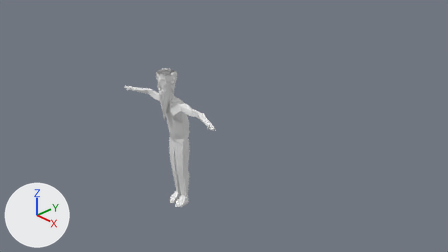
One commit to the Blender file VCC/Zelf/poppetje.blend: the scene before it, then after it.
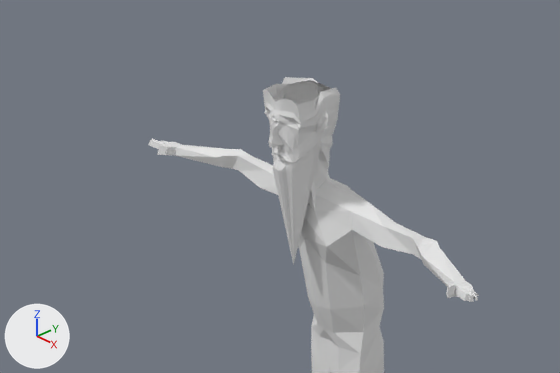
Each version is shown from the file's camera 'Camera', then close up on the part from 18% to 53% of the width and 19% to 60% of the height. Lighting does not change. The marker at lower left points along +X, +Y and +Z.
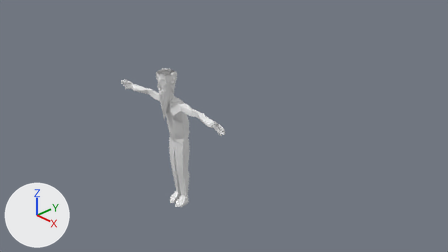
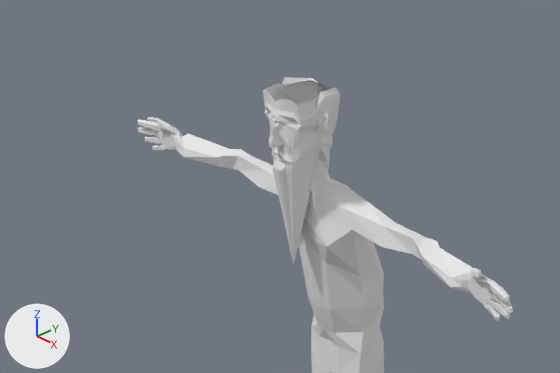
Commit message: added hand to poppetje

What differs and where, as boxes (x1, y1, x2, y2) in the close-ups (560 x 373 px):
'Cube', reshaped: before (148, 77, 479, 373); after (138, 77, 513, 373)
part 1 of me_cube, built on: before (148, 139, 479, 302); after (138, 117, 513, 321)

Edits to the bpy script that builds the scene:
```text
Add mat_material_001:
    mat_material_001 = diffuse_material('Material.001')
    mat_material_001.base_color = (0.8, 0.8, 0.8)  # white #e7e7e7
Change me_cube:
    used by ob_cube; location = (0.0, 0.0, 6.434)
    remove me_cube.from_pydata(...)  # 316 vertices, 281 faces; spans x 0.0..3.57, y -1.23..0.42, z -5.1..2.53
    add me_cube.from_pydata(...)  # 509 vertices, 489 faces; spans x 0.0..4.08, y -1.23..0.42, z -5.1..2.53
    me_cube part 1
    42 vertices are removed from x 3.06..3.57, y -0.97..-0.54, z 0.65..0.83
    40 faces are deleted
    206 vertices are added at x 2.93..4.08, y -0.84..-0.47, z 0.5..1.12
    10 new vertices lie (0.04, -0.01, 0.0) away from vertices in x 3.64..3.92, y -0.71..-0.58, z 0.52..0.92
    6 new vertices lie (0.05, -0.02, 0.0) away from vertices in x 3.49..3.91, y -0.66..-0.53, z 0.58..0.94
    7 new vertices lie (0.0, 0.0, 0.08) away from vertices in x 3.23..3.83, y -0.69..-0.53, z 0.6..0.85
    5 new vertices lie (0.04, -0.01, -0.01) away from vertices in x 3.62..3.77, y -0.67..-0.57, z 0.54..0.93
    4 new faces join them, mat_material (white #e7e7e7)
    244 new faces join them, mat_material_001 (white #e7e7e7)
    add me_cube.materials.append(mat_material_001)  # white #e7e7e7
```
